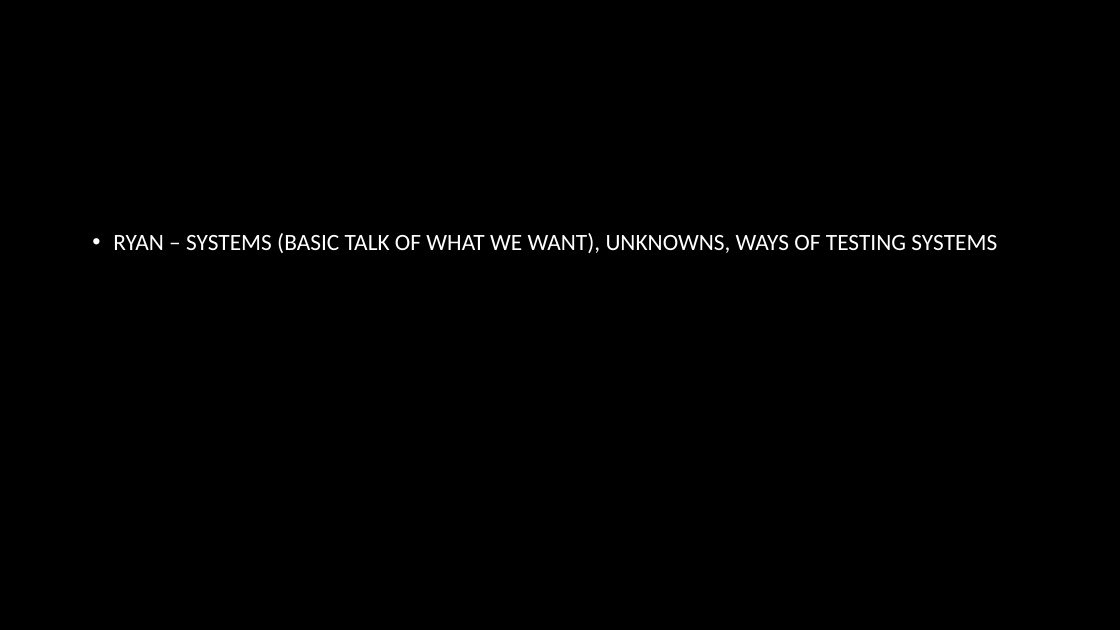
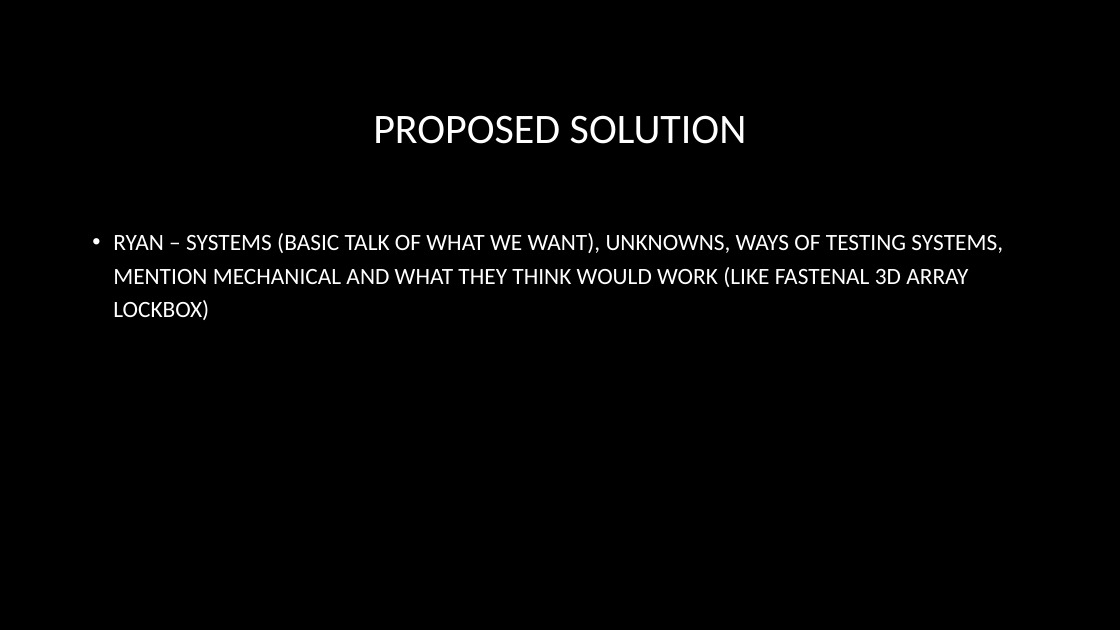
Before and after one commit to DillonSW/Capstone_Team_5, a slide deck: slide 7 of Reports/Team5_project_Proposal.pptx. Drawn at 1120x630 pixels with LibreOffice and Linux fonts; fonts in the diff are those of the drawing; background and template pictures are left out. Boxes give left, top, right and bottom in pixels: in the first picture for what was removed or moved away, otherwise in the second. Text is boxed around its words. In the diff, an @@ line names an element or a change of style, - is before the commit and + after.

```diff
--- a/Reports/Team5_project_Proposal.pptx
+++ b/Reports/Team5_project_Proposal.pptx
@@ title added at box(373, 115, 747, 144), 36 pt, text #FFFFFF @@
+PROPOSED SOLUTION
@@ text at box(113, 233, 1003, 320): text changed @@
-• RYAN – SYSTEMS (BASIC TALK OF WHAT WE WANT), UNKNOWNS, WAYS OF TESTING SYSTEMS
+• RYAN – SYSTEMS (BASIC TALK OF WHAT WE WANT), UNKNOWNS, WAYS OF TESTING SYSTEMS, MENTION MECHANICAL AND WHAT THEY THINK WOULD WORK (LIKE FASTENAL 3D ARRAY LOCKBOX)
```
